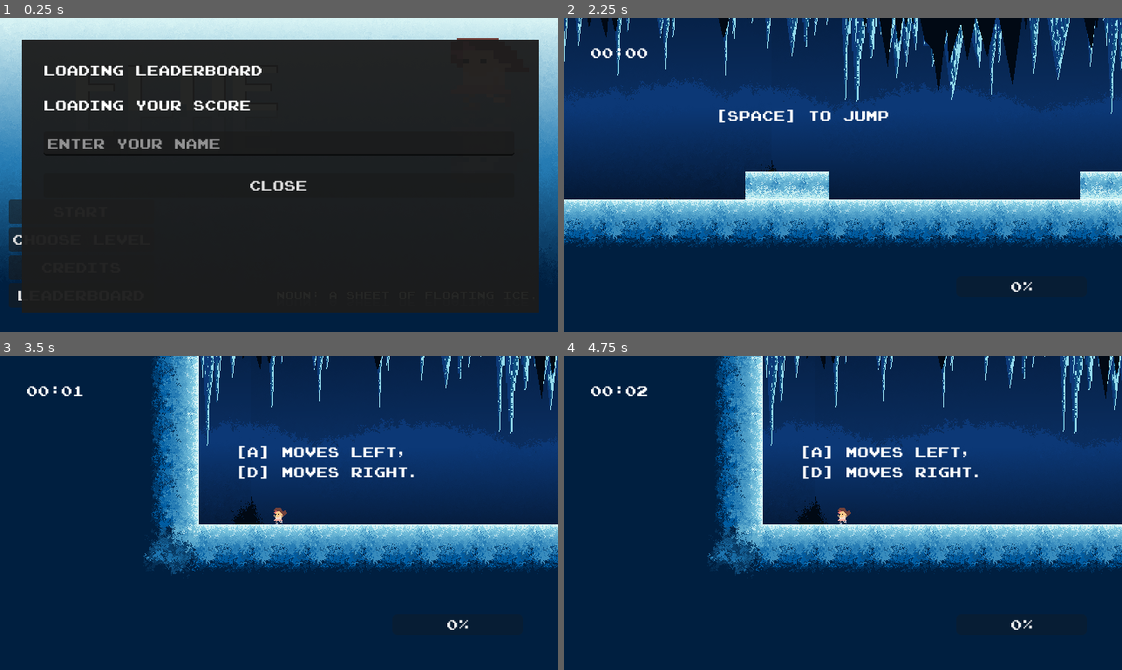
Above: before the commit, frames 1-4 (two rows, left to right).
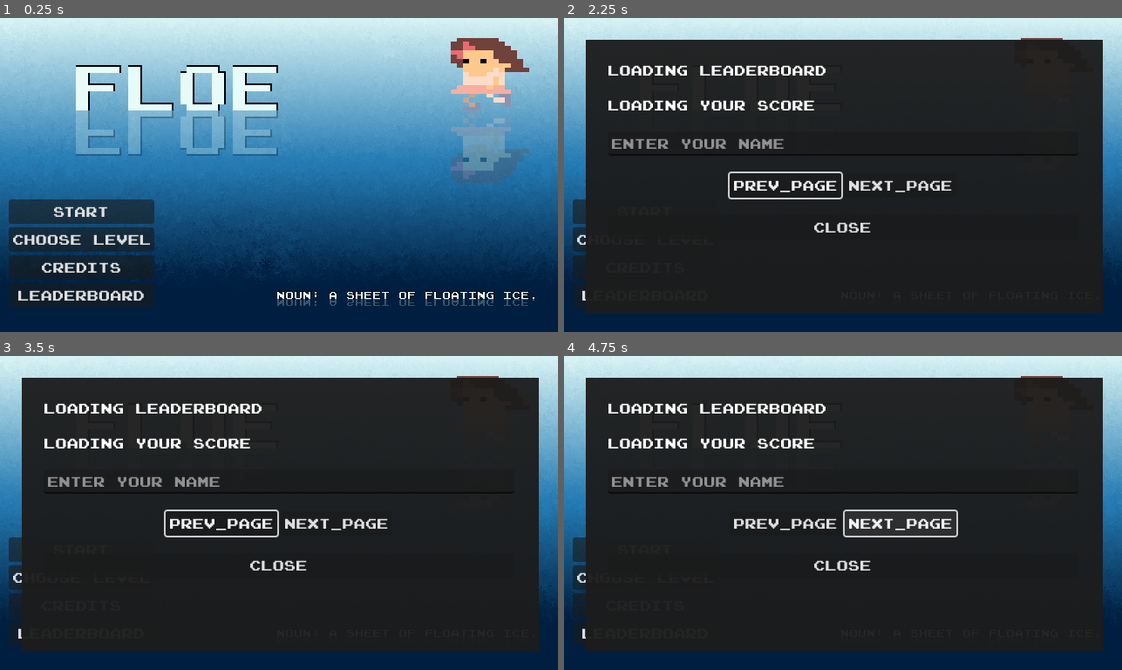
Above: after the commit, the same moments.

Repository: Bitsilisk/speedjam-8
Game: Godot game, scene res://scenes/main.tscn
The game is run twice, just before and just after one commit, with the same random seed, the same clock (stepped at 60 frames per second) and the same inputs.
Inputs (mouse positions are in pixels of both pictures, inside the frame that each line leads up to):
- Up to frame 1 (0.25 s): no input
- Up to frame 2 (2.25 s): click "leaderboard" at 0.5 s; click (787, 184) at 1.25 s, where only the run after the commit has a clickable "prev_page"; click "Start" at 2 s
- Up to frame 3 (3.5 s): click (83, 550) at 2.75 s, where only the run after the commit has a clickable "Start"
- Up to frame 4 (4.75 s): click (898, 522) at 3.5 s, where only the run after the commit has a clickable "next_page"; click (898, 522) at 4.25 s, where only the run after the commit has a clickable "next_page"

The runs differ from the first frame. In frame 1, 77% of the frame differs, in the area x 3-97%, y 6-94%; in frame 2, 90%; in frame 3, 91%; in frame 4, 91%, in the area x 0-100%, y 0-94%.
Error before the commit: Invalid access to property or key 'player_identifier' on a base object of type 'Nil'. (res://scripts/leaderboard.gd:81)
Error after the commit: Invalid access to property or key 'player_identifier' on a base object of type 'Nil'. (res://scripts/leaderboard.gd:82)

Commit message:
Changing levels and began score pagination

Diff:
--- a/scenes/main_menu.tscn
+++ b/scenes/main_menu.tscn
@@ -103,7 +103,8 @@
 layout_mode = 2
 text = "Sfx & Music- Joe"
 
-[node name="leaderboard" type="Control" parent="."]
+[node name="leaderboard_container" type="Control" parent="."]
+visible = false
 layout_mode = 1
 anchors_preset = 15
 anchor_right = 1.0
@@ -111,7 +112,7 @@
 grow_horizontal = 2
 grow_vertical = 2
 
-[node name="ColorRect" type="ColorRect" parent="leaderboard"]
+[node name="ColorRect" type="ColorRect" parent="leaderboard_container"]
 layout_mode = 0
 offset_left = 25.0
 offset_top = 25.0
@@ -119,7 +120,7 @@
 offset_bottom = 338.0
 color = Color(0.109804, 0.109804, 0.109804, 0.956863)
 
-[node name="MarginContainer" type="MarginContainer" parent="leaderboard"]
+[node name="MarginContainer" type="MarginContainer" parent="leaderboard_container"]
 layout_mode = 1
 anchors_preset = 15
 anchor_right = 1.0
@@ -131,26 +132,40 @@
 theme_override_constants/margin_right = 50
 theme_override_constants/margin_bottom = 50
 
-[node name="leaderboard" type="VBoxContainer" parent="leaderboard/MarginContainer"]
+[node name="leaderboard" type="VBoxContainer" parent="leaderboard_container/MarginContainer"]
 layout_mode = 2
 theme_override_constants/separation = 20
 script = ExtResource("2_aedt5")
 
-[node name="all_score" type="Label" parent="leaderboard/MarginContainer/leaderboard"]
+[node name="all_score" type="Label" parent="leaderboard_container/MarginContainer/leaderboard"]
 layout_mode = 2
 text = "Loading leaderboard"
 
-[node name="player_score" type="Label" parent="leaderboard/MarginContainer/leaderboard"]
+[node name="player_score" type="Label" parent="leaderboard_container/MarginContainer/leaderboard"]
 layout_mode = 2
 text = "Loading your score"
 
-[node name="name_enter" type="LineEdit" parent="leaderboard/MarginContainer/leaderboard"]
+[node name="name_enter" type="LineEdit" parent="leaderboard_container/MarginContainer/leaderboard"]
 custom_minimum_size = Vector2(150, 0)
 layout_mode = 2
 placeholder_text = "Enter your name"
 max_length = 20
 
-[node name="close" type="Button" parent="leaderboard/MarginContainer/leaderboard"]
+[node name="HBoxContainer" type="HBoxContainer" parent="leaderboard_container/MarginContainer/leaderboard"]
+layout_mode = 2
+size_flags_horizontal = 4
+size_flags_vertical = 4
+
+[node name="prev_page" type="Button" parent="leaderboard_container/MarginContainer/leaderboard/HBoxContainer"]
+layout_mode = 2
+text = "prev_page"
+
+[node name="next_page" type="Button" parent="leaderboard_container/MarginContainer/leaderboard/HBoxContainer"]
+layout_mode = 2
+text = "next_page
+"
+
+[node name="close" type="Button" parent="leaderboard_container/MarginContainer/leaderboard"]
 layout_mode = 2
 text = "close"
 
@@ -159,4 +174,6 @@
 [connection signal="pressed" from="CenterContainer/HBoxContainer/VBoxContainer/credits" to="." method="_on_credits_pressed"]
 [connection signal="toggled" from="CenterContainer/HBoxContainer/VBoxContainer/credits" to="." method="_on_credits_toggled"]
 [connection signal="pressed" from="CenterContainer/HBoxContainer/VBoxContainer/leaderboard" to="." method="_on_leaderboard_pressed"]
-[connection signal="pressed" from="leaderboard/MarginContainer/leaderboard/close" to="." method="_on_close_pressed"]
+[connection signal="pressed" from="leaderboard_container/MarginContainer/leaderboard/HBoxContainer/prev_page" to="leaderboard_container/MarginContainer/leaderboard" method="_on_prev_page_pressed"]
+[connection signal="pressed" from="leaderboard_container/MarginContainer/leaderboard/HBoxContainer/next_page" to="leaderboard_container/MarginContainer/leaderboard" method="_on_next_page_pressed"]
+[connection signal="pressed" from="leaderboard_container/MarginContainer/leaderboard/close" to="." method="_on_close_pressed"]
--- a/scripts/leaderboard.gd
+++ b/scripts/leaderboard.gd
@@ -22,6 +22,7 @@
 @onready var name_enter = $name_enter
 @onready var player_score = $player_score
 var current_name
+var current_page = 0
 
 func _ready():
 	_authentication_request()
@@ -131,7 +132,7 @@
 
 func _get_leaderboards():
 	print("Getting leaderboards")
-	var url = "https://api.lootlocker.io/game/leaderboards/"+leaderboard_key+"/list?count=5"
+	var url = "https://api.lootlocker.io/game/leaderboards/"+leaderboard_key+"/list?count=25"
 	var headers = ["Content-Type: application/json", "x-session-token:"+session_token]
 
 	# Create a request node for getting the highscore
@@ -150,24 +151,44 @@
 	print(json.get_data())
 
 	# Formatting as a leaderboard
-	var leaderboardFormatted = ""
-	for n in json.get_data().items.size():
-		leaderboardFormatted += str(json.get_data().items[n].rank)+str(". ")
-		var player_name = str(json.get_data().items[n].player.name)
-		var id = str(json.get_data().items[n].player.id)
-		var id_or_name
-		if player_name == "":
-			id_or_name = id
-		else:
-			id_or_name = player_name
-		leaderboardFormatted += id_or_name+str(" - ")
-		leaderboardFormatted += str(json.get_data().items[n].score)+' sec'+str("\n")
+	#var leaderboardFormatted = ""
+	paginate_response(json)
+	#get_page(0)
+	#for n in json.get_data().items.size():
+		#leaderboardFormatted += str(json.get_data().items[n].rank)+str(". ")
+		#var player_name = str(json.get_data().items[n].player.name)
+		#var id = str(json.get_data().items[n].player.id)
+		#var id_or_name
+		#if player_name == "":
+			#id_or_name = id
+		#else:
+			#id_or_name = player_name
+		#leaderboardFormatted += id_or_name+str(" - ")
+		#leaderboardFormatted += str(json.get_data().items[n].score)+' sec'+str("\n")
 	# Print the formatted leaderboard to the console
-	all_score.set_text(leaderboardFormatted)
+	all_score.set_text(pages[current_page])
 
 	# Clear node
 	leaderboard_http.queue_free()
 
+var pages = []
+func paginate_response(json: JSON):
+	for _i in range(5):
+		var leaderboardFormatted = ""
+		for n in json.get_data().items.size():
+			leaderboardFormatted += str(json.get_data().items[n].rank)+str(". ")
+			var player_name = str(json.get_data().items[n].player.name)
+			var id = str(json.get_data().items[n].player.id)
+			var id_or_name
+			if player_name == "":
+				id_or_name = id
+			else:
+				id_or_name = player_name
+			leaderboardFormatted += id_or_name+str(" - ")
+			leaderboardFormatted += str(json.get_data().items[n].score)+' sec'+str("\n")
+		pages.append(leaderboardFormatted)
+
+#func get_page(idx):
 
 func _upload_score(score: int):
 	var data = { "score": str(score) }
@@ -241,3 +262,13 @@
 
 	# Clear node
 	submit_score_http.queue_free()
+
+
+func _on_next_page_pressed() -> void:
+	current_page += 1
+	all_score.set_text(pages[current_page])
+
+
+func _on_prev_page_pressed() -> void:
+	current_page -= 1
+	all_score.set_text(pages[current_page])
--- a/scripts/main_menu.gd
+++ b/scripts/main_menu.gd
@@ -4,8 +4,11 @@
 @export var level_choices:Control
 @onready var credits: Control = $CenterContainer/HBoxContainer/credits
 @export var game_node:Node2D
-@onready var leaderboard = $leaderboard
+@onready var leaderboard = $leaderboard_container
 var current_level
+@onready var leaderboard_logic = $leaderboard/MarginContainer/leaderboard
+var levels_played := []
+var total_time: int
 
 # Called when the node enters the scene tree for the first time.
 func _ready() -> void:
@@ -27,7 +30,8 @@
 		return
 
 	for child in game_node.get_children():
-		child.queue_free()
+		child.call_deferred('free')
+	await get_tree().create_timer(0.01).timeout
 
 	var level = levels[index].instantiate()
 	current_level = index
@@ -40,23 +44,20 @@
 func _on_start_pressed() -> void:
 	load_level(0)
 
-
 func _on_choose_level_toggled(toggled_on: bool) -> void:
 	credits.visible = false
 	level_choices.visible = toggled_on
 
 func reload_level():
-	for child in game_node.get_children():
-		child.call_deferred('free')
-	await get_tree().create_timer(0.01).timeout
-	var level = levels[current_level].instantiate()
-	game_node.add_child(level)
+	load_level(current_level)
 
 func load_next_level():
-	#if levels.size() == index:
-		#upload it
-	#else:
-	load_level(current_level + 1)
+	if levels.size() == current_level && played_all_levels():
+		leaderboard_logic.load_new_info(total_time)
+	else:
+		# caaz, need to add to total time here
+		levels_played.append(current_level)
+		load_level(current_level + 1)
 
 func _on_leaderboard_pressed() -> void:
 	leaderboard.show()
@@ -67,3 +68,6 @@
 func _on_credits_toggled(toggled_on: bool) -> void:
 	level_choices.visible = false
 	credits.visible = toggled_on
+
+func played_all_levels():
+	levels_played.size() == levels.size()
